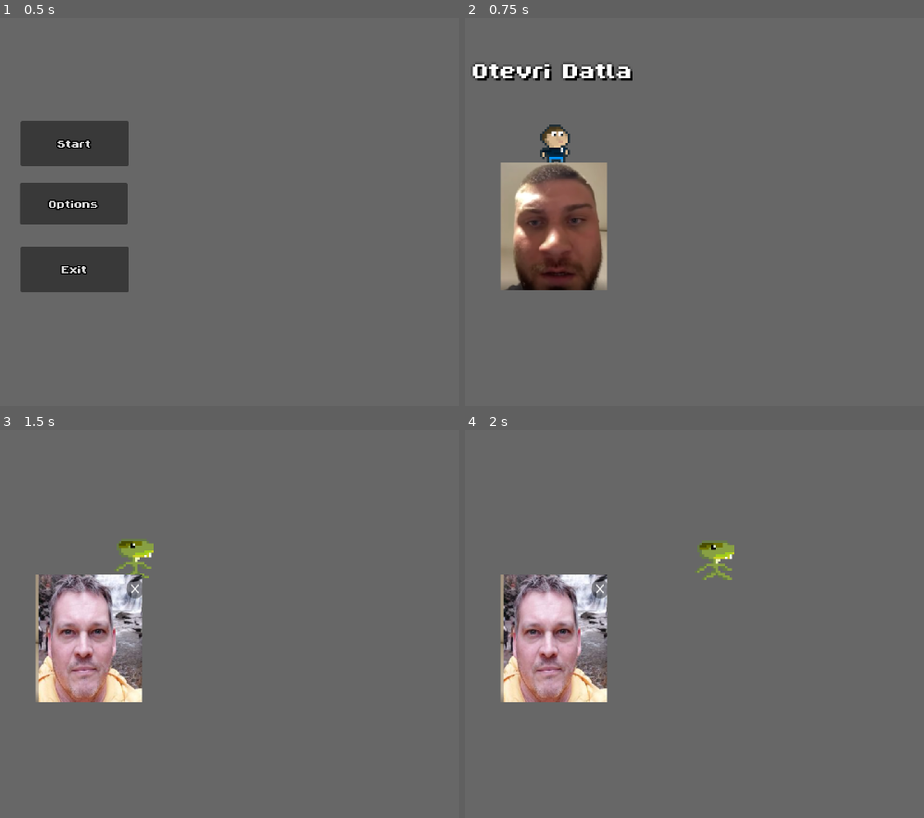
Above: before the commit, frames 1-4 (two rows, left to right).
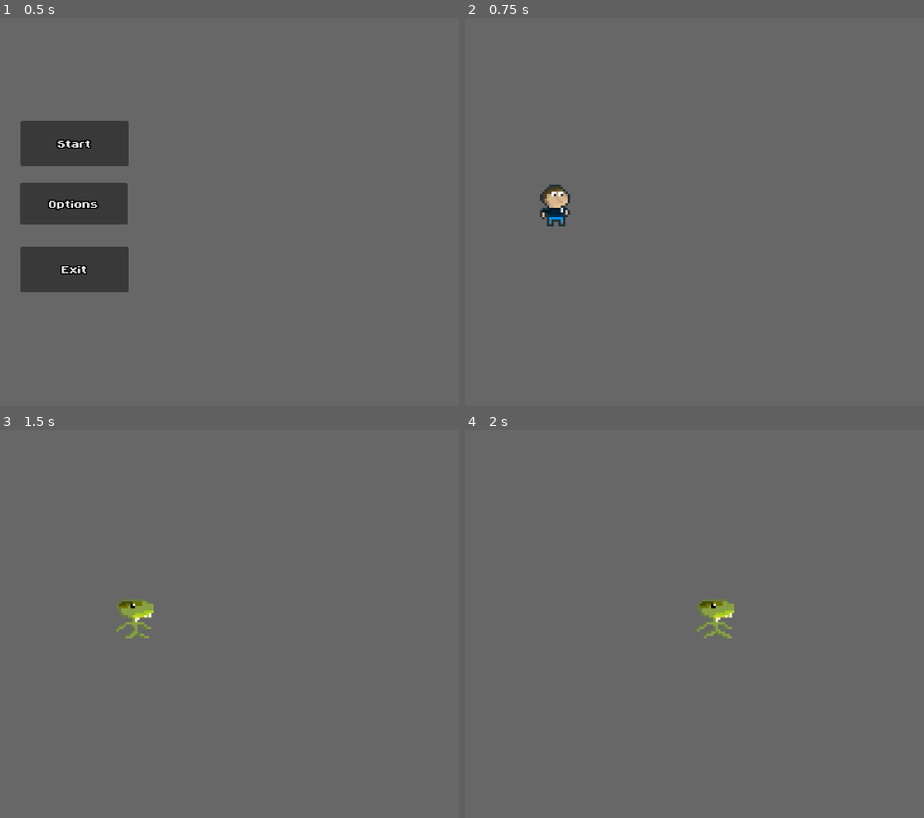
Above: after the commit, the same moments.

Repository: Asorkoo/RocnikovkaLockIn
Game: Godot game, scene res://Scenes/main_menu.tscn
Two runs of this game, one before a commit and one after it. Both use one fixed random seed, a clock stepped at 60 frames per second and the inputs below.
Inputs:
- Up to frame 1 (0.5 s): no input
- Up to frame 2 (0.75 s): click "Start" at 0.5 s
- Up to frame 3 (1.5 s): hold D (move_right) from 1.28 s (still down); hold E (interact) from 1.28 s (still down)
- Up to frame 4 (2 s): keep holding D (move_right); keep holding E (interact)

Frame 1 is identical in both runs. In frame 2, 9.3% of the frame differs, in the area x 1-37%, y 11-71%; in frame 3, 7.4%; in frame 4, 7.8%.

Commit message:
Modified door interaction, started working on it differently

Diff:
--- /dev/null
+++ b/Scenes/door.tscn
@@ -0,0 +1,56 @@
+[gd_scene load_steps=6 format=3 uid="uid://cjylvruw3qima"]
+
+[ext_resource type="Script" uid="uid://83eifd5bs05n" path="res://door.gd" id="1_w6aom"]
+
+[sub_resource type="RectangleShape2D" id="RectangleShape2D_w6aom"]
+
+[sub_resource type="Animation" id="Animation_w6aom"]
+resource_name = "open"
+tracks/0/type = "value"
+tracks/0/imported = false
+tracks/0/enabled = true
+tracks/0/path = NodePath("Sprite2D:rotation")
+tracks/0/interp = 1
+tracks/0/loop_wrap = true
+tracks/0/keys = {
+"times": PackedFloat32Array(0, 0.5),
+"transitions": PackedFloat32Array(1, 1),
+"update": 0,
+"values": [0.0, 1.5707964]
+}
+
+[sub_resource type="Animation" id="Animation_p0e35"]
+length = 0.001
+tracks/0/type = "value"
+tracks/0/imported = false
+tracks/0/enabled = true
+tracks/0/path = NodePath("Sprite2D:rotation")
+tracks/0/interp = 1
+tracks/0/loop_wrap = true
+tracks/0/keys = {
+"times": PackedFloat32Array(0),
+"transitions": PackedFloat32Array(1),
+"update": 0,
+"values": [0.0]
+}
+
+[sub_resource type="AnimationLibrary" id="AnimationLibrary_p0e35"]
+_data = {
+&"RESET": SubResource("Animation_p0e35"),
+&"open": SubResource("Animation_w6aom")
+}
+
+[node name="Door" type="Node2D"]
+script = ExtResource("1_w6aom")
+
+[node name="Sprite2D" type="Sprite2D" parent="."]
+
+[node name="StaticBody2D" type="StaticBody2D" parent="."]
+
+[node name="CollisionShape2D" type="CollisionShape2D" parent="StaticBody2D"]
+shape = SubResource("RectangleShape2D_w6aom")
+
+[node name="AnimationPlayer" type="AnimationPlayer" parent="."]
+libraries = {
+&"": SubResource("AnimationLibrary_p0e35")
+}
--- a/Scenes/game_scene.tscn
+++ b/Scenes/game_scene.tscn
@@ -1,7 +1,6 @@
-[gd_scene load_steps=3 format=3 uid="uid://ecdj7jmsghys"]
+[gd_scene load_steps=2 format=3 uid="uid://ecdj7jmsghys"]
 
 [ext_resource type="PackedScene" uid="uid://dtiqtbjua4wjs" path="res://Scenes/player.tscn" id="1_x87qo"]
-[ext_resource type="PackedScene" uid="uid://c54v0f61nqked" path="res://interaction_components/door.tscn" id="2_b6fju"]
 
 [node name="game_scene" type="Node2D"]
 
@@ -9,5 +8,3 @@
 
 [node name="Camera2D" type="Camera2D" parent="."]
 zoom = Vector2(4, 4)
-
-[node name="Door" parent="." instance=ExtResource("2_b6fju")]
--- a/Scenes/main_menu.tscn
+++ b/Scenes/main_menu.tscn
@@ -1,7 +1,7 @@
 [gd_scene load_steps=4 format=3 uid="uid://4vsgtpjvo884"]
 
 [ext_resource type="FontFile" uid="uid://x16mq6fxms5r" path="res://ByteBounce.ttf" id="1_28flt"]
-[ext_resource type="Script" uid="uid://db0rg44usfk2" path="res://Scenes/main_menu.gd" id="1_48xlc"]
+[ext_resource type="Script" uid="uid://db0rg44usfk2" path="res://Scripts/main_menu.gd" id="1_48xlc"]
 [ext_resource type="AudioStream" uid="uid://dc03ql1n6vigi" path="res://Uzi ft. Quavo - Go All Tha Way.mp3" id="3_1ehe0"]
 
 [node name="mainMenu" type="Node2D"]
--- a/Scenes/player.tscn
+++ b/Scenes/player.tscn
@@ -1,9 +1,8 @@
 [gd_scene load_steps=15 format=3 uid="uid://dtiqtbjua4wjs"]
 
-[ext_resource type="Script" uid="uid://cdcyu1353vbbu" path="res://Scripts/player_movement.gd" id="1_cvnsp"]
+[ext_resource type="Script" uid="uid://cdcyu1353vbbu" path="res://player_movement.gd" id="1_cvnsp"]
 [ext_resource type="Texture2D" uid="uid://coadijxt7hwk3" path="res://Assets/sprites/dinoCharactersVersion1.1/sheets/DinoSprites - doux.png" id="2_cvnsp"]
 [ext_resource type="Texture2D" uid="uid://cgnxi7rmlitm5" path="res://Assets/sprites/dinoCharactersVersion1.1/sheets/DinoSprites - mort.png" id="2_vgqql"]
-[ext_resource type="PackedScene" uid="uid://bydm7x88l00jq" path="res://interaction_components/interacting_component.tscn" id="3_6t5aa"]
 
 [sub_resource type="AtlasTexture" id="AtlasTexture_fkybt"]
 atlas = ExtResource("2_vgqql")
@@ -78,6 +77,8 @@
 radius = 7.0
 height = 20.0
 
+[sub_resource type="RectangleShape2D" id="RectangleShape2D_6t5aa"]
+
 [node name="player" type="CharacterBody2D"]
 script = ExtResource("1_cvnsp")
 
@@ -93,4 +94,7 @@
 position = Vector2(0, -9)
 shape = SubResource("CapsuleShape2D_v0iea")
 
-[node name="interactingComponent" parent="." instance=ExtResource("3_6t5aa")]
+[node name="Area2D" type="Area2D" parent="."]
+
+[node name="CollisionShape2D" type="CollisionShape2D" parent="Area2D"]
+shape = SubResource("RectangleShape2D_6t5aa")
--- a/Scripts/interaction.gd
+++ /dev/null
@@ -1,6 +0,0 @@
-extends StaticBody2D
-
-func interact():
-	if $CollisionShape2D:
-		$CollisionShape2D.disabled = true
-	visible = false
--- a/Scripts/interaction_player.gd
+++ /dev/null
@@ -1,33 +0,0 @@
-extends CharacterBody2D
-
-var nearby_interactables: Array = []
-
-func _ready():
-	$Area2D.body_entered.connect(_on_body_entered)
-	$Area2D.body_exited.connect(_on_body_exited)
-
-func _on_body_entered(body):
-	if body.has_method("interact"):
-		nearby_interactables.append(body)
-
-func _on_body_exited(body):
-	nearby_interactables.erase(body)
-
-func _input(event):
-	if event.is_action_pressed("interact"):
-		interact_with_closest()
-
-func interact_with_closest():
-	if nearby_interactables.is_empty():
-		return
-
-	var closest = nearby_interactables[0]
-	var closest_dist = global_position.distance_to(closest.global_position)
-
-	for obj in nearby_interactables:
-		var dist = global_position.distance_to(obj.global_position)
-		if dist < closest_dist:
-			closest = obj
-			closest_dist = dist
-
-	closest.interact()
--- /dev/null
+++ b/door.gd
@@ -0,0 +1,16 @@
+extends Node2D
+
+@onready var collision = $StaticBody2D/CollisionShape2D
+@onready var anim = $AnimationPlayer
+
+var is_open = false
+
+func interact():
+	is_open = !is_open
+
+	if is_open:
+		anim.play("open")
+		collision.set_deferred("disabled", true)
+	else:
+		anim.play("close")
+		collision.set_deferred("disabled", false)
--- a/interaction_components/door.tscn
+++ /dev/null
@@ -1,30 +0,0 @@
-[gd_scene load_steps=6 format=3 uid="uid://c54v0f61nqked"]
-
-[ext_resource type="Script" uid="uid://pbi1ueud65vl" path="res://Scripts/static_body_2d.gd" id="1_hhah6"]
-[ext_resource type="Texture2D" uid="uid://gg1wmgg8c6cd" path="res://Assets/sprites/asdojfbhs.png" id="2_hhah6"]
-[ext_resource type="PackedScene" uid="uid://bhsncrt4kjkmv" path="res://interaction_components/interactable.tscn" id="3_rdg6p"]
-
-[sub_resource type="RectangleShape2D" id="RectangleShape2D_yspw4"]
-size = Vector2(50, 50)
-
-[sub_resource type="RectangleShape2D" id="RectangleShape2D_o6bii"]
-size = Vector2(52, 96)
-
-[node name="Door" type="StaticBody2D"]
-script = ExtResource("1_hhah6")
-
-[node name="Collision" type="CollisionShape2D" parent="."]
-shape = SubResource("RectangleShape2D_yspw4")
-
-[node name="Sprite2D" type="Sprite2D" parent="."]
-position = Vector2(5.9604645e-08, 0)
-scale = Vector2(0.2, 0.2)
-texture = ExtResource("2_hhah6")
-hframes = 2
-
-[node name="Interactable" parent="." instance=ExtResource("3_rdg6p")]
-interact_name = "Otevri Datla"
-
-[node name="CollisionShape2D" type="CollisionShape2D" parent="Interactable"]
-position = Vector2(1, 0)
-shape = SubResource("RectangleShape2D_o6bii")
--- a/interaction_components/interactable.gd
+++ /dev/null
@@ -1,7 +0,0 @@
-extends Area2D
-
-@export var interact_name: String = ""
-@export var is_interactable: bool = true
-
-var interact: Callable = func():
-		pass
--- a/interaction_components/interactable.tscn
+++ /dev/null
@@ -1,8 +0,0 @@
-[gd_scene load_steps=2 format=3 uid="uid://bhsncrt4kjkmv"]
-
-[ext_resource type="Script" uid="uid://cuytmn5kkvjcc" path="res://interaction_components/interactable.gd" id="1_tar3s"]
-
-[node name="Interactable" type="Area2D"]
-collision_layer = 2
-collision_mask = 0
-script = ExtResource("1_tar3s")
--- a/interaction_components/interacting_component.gd
+++ /dev/null
@@ -1,36 +0,0 @@
-extends Node2D
-
-@onready var interact_label: Label = $InteractRange/Label
-var current_interactions := []
-var can_interact := true
-
-func _input(event: InputEvent) -> void:
-	if event.is_action_pressed("interact") and can_interact:
-		if current_interactions:
-			can_interact = false
-			interact_label.hide()
-
-			await current_interactions[0].interact.call()
-
-			can_interact = true
-
-func _process(_delta: float) -> void:
-	if current_interactions and can_interact:
-		current_interactions.sort_custom(_sort_by_nearest)
-		if current_interactions[0].is_interactable:
-			interact_label.text = current_interactions[0].interact_name
-			interact_label.show()
-	else:
-		interact_label.hide()
-
-func _sort_by_nearest(area1, area2):
-	var area1_dist = global_position.distance_to(area1.global_position)
-	var area2_dist = global_position.distance_to(area2.global_position)
-	return area1_dist < area2_dist
-
-func _on_interact_range_area_entered(area: Area2D) -> void:
-	current_interactions.push_back(area)
-
-
-func _on_interact_range_area_exited(area: Area2D) -> void:
-	current_interactions.erase(area)
--- a/interaction_components/interacting_component.tscn
+++ /dev/null
@@ -1,46 +0,0 @@
-[gd_scene load_steps=5 format=3 uid="uid://bydm7x88l00jq"]
-
-[ext_resource type="Script" uid="uid://cc0kqiq7ijvat" path="res://interaction_components/interacting_component.gd" id="1_1m31a"]
-[ext_resource type="FontFile" uid="uid://x16mq6fxms5r" path="res://ByteBounce.ttf" id="1_xa01l"]
-
-[sub_resource type="CircleShape2D" id="CircleShape2D_1m31a"]
-radius = 8.0
-
-[sub_resource type="LabelSettings" id="LabelSettings_lh3wi"]
-font = ExtResource("1_xa01l")
-outline_size = 1
-outline_color = Color(0.012617188, 0.012617188, 0.012617188, 1)
-shadow_size = 0
-shadow_color = Color(0, 0, 0, 1)
-
-[node name="interactingComponent" type="Node2D"]
-script = ExtResource("1_1m31a")
-
-[node name="InteractRange" type="Area2D" parent="."]
-collision_layer = 0
-collision_mask = 2
-
-[node name="CollisionShape2D" type="CollisionShape2D" parent="InteractRange"]
-shape = SubResource("CircleShape2D_1m31a")
-
-[node name="Label" type="Label" parent="InteractRange"]
-z_index = 10
-anchors_preset = 8
-anchor_left = 0.5
-anchor_top = 0.5
-anchor_right = 0.5
-anchor_bottom = 0.5
-offset_left = -47.0
-offset_top = -53.0
-offset_right = 47.0
-offset_bottom = -30.0
-grow_horizontal = 2
-grow_vertical = 2
-text = "E to interact"
-label_settings = SubResource("LabelSettings_lh3wi")
-horizontal_alignment = 1
-vertical_alignment = 1
-metadata/_edit_use_anchors_ = true
-
-[connection signal="area_entered" from="InteractRange" to="." method="_on_interact_range_area_entered"]
-[connection signal="area_exited" from="InteractRange" to="." method="_on_interact_range_area_exited"]
--- a/player_movement.gd
+++ b/player_movement.gd
@@ -1,8 +1,15 @@
 extends CharacterBody2D
-
+#MOVEMENT VARIABLES
+#------------------
 @export var movement_speed: float = 50
 var character_direction : Vector2
 
+#INTERACTION VARIABLES
+#---------------------
+@onready var interact_area = $Area2D
+var interactables = []
+
+#MOVEMENT
 func _physics_process(_delta):
 	character_direction.x = Input.get_axis("move_left", "move_right")
 	character_direction.y = Input.get_axis("move_up", "move_down")
@@ -19,3 +26,21 @@
 		if %sprite.animation != "Idle": %sprite.animation = "Idle"
 
 	move_and_slide()
+
+#INTERACTION
+func _ready():
+	interact_area.body_entered.connect(_on_body_entered)
+	interact_area.body_exited.connect(_on_body_exited)
+
+func _process(delta):
+	if Input.is_action_just_pressed("interact"):
+		if interactables.size() > 0:
+			interactables[0].interact()
+
+func _on_body_entered(body):
+	if body.has_method("interact"):
+		interactables.append(body)
+
+func _on_body_exited(body):
+	if body.has_method("interact"):
+		interactables.erase(body)
Not shown, removed: Scripts/interaction.gd.uid
Not shown, removed: Scripts/interaction_player.gd.uid
Renamed: Scenes/main_menu.gd -> Scripts/main_menu.gd
Renamed: Scenes/main_menu.gd.uid -> Scripts/main_menu.gd.uid
Renamed: Scripts/player_movement.gd -> Scripts/player_mvm_int.gd
Renamed: Scripts/player_movement.gd.uid -> Scripts/player_mvm_int.gd.uid
Not shown, added: door.gd.uid
Not shown, removed: interaction_components/interactable.gd.uid
Not shown, removed: interaction_components/interacting_component.gd.uid
